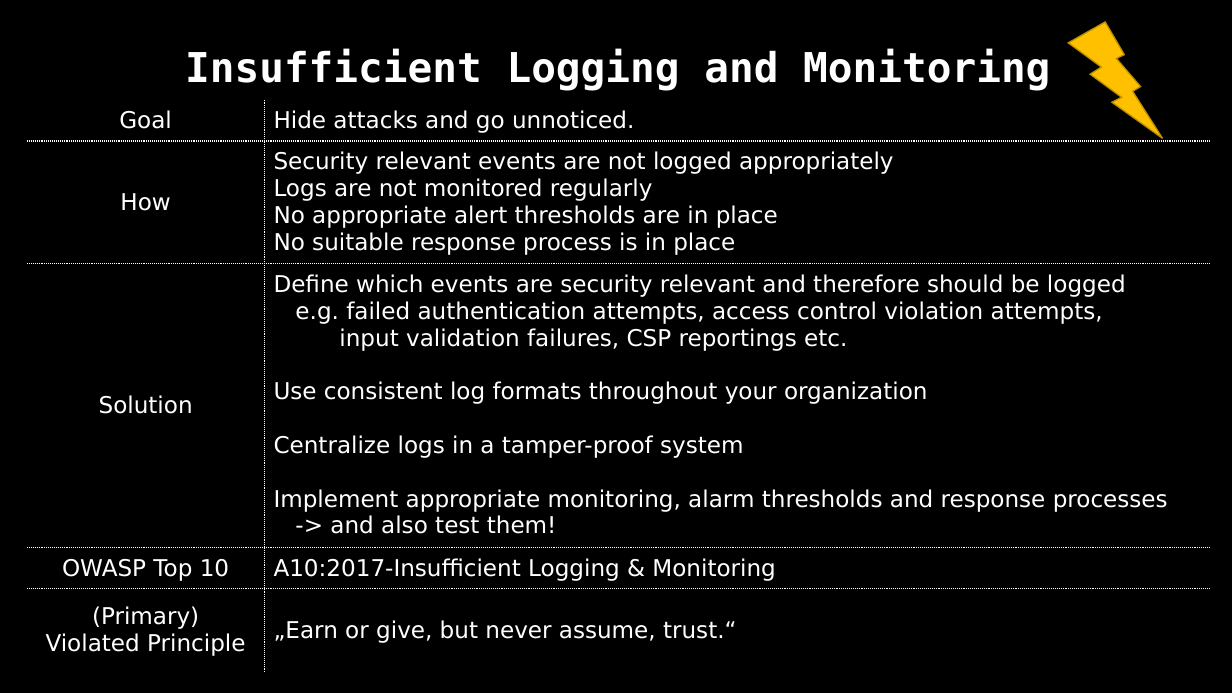
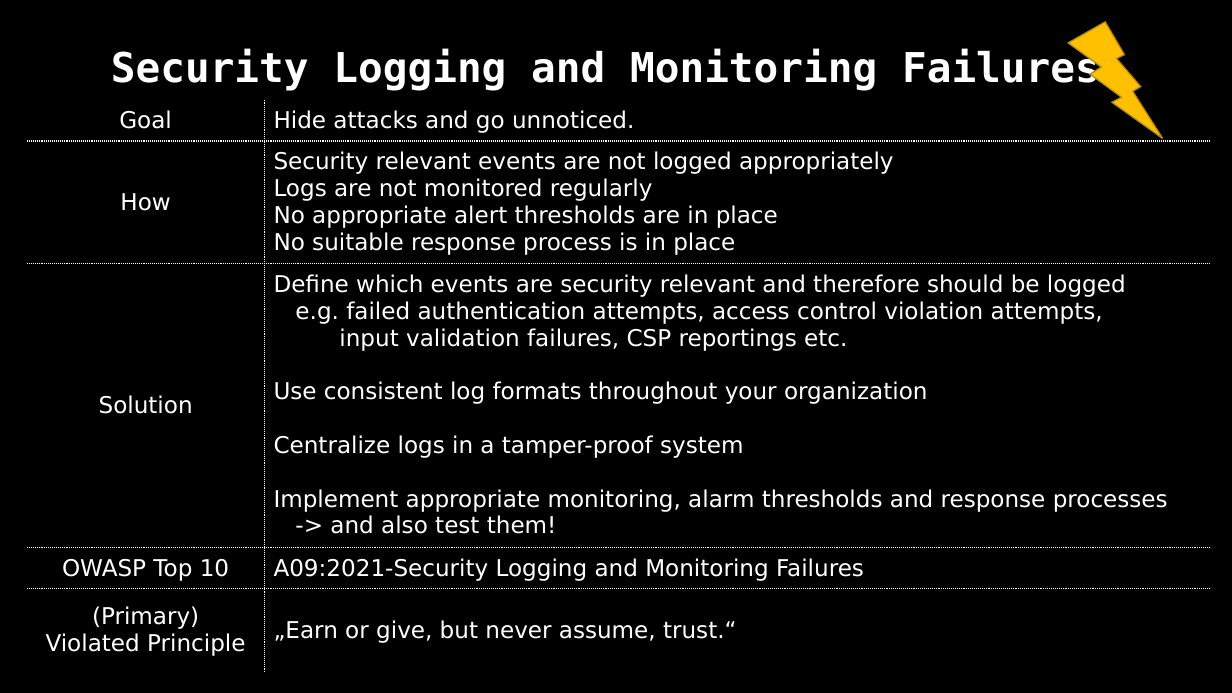
Before and after one commit to dschwarz91/websec-lecture, a slide deck: slide 81 of slides/8_General_Topics.pptx (slide 44 before the commit). Drawn at 1232x693 pixels with LibreOffice and Linux fonts; fonts in the diff are those of the drawing. Boxes give left, top, right and bottom in pixels: in the first picture for what was removed or moved away, otherwise in the second. Text is boxed around its words. In the diff, an @@ line names an element or a change of style, - is before the commit and + after.

```diff
--- a/slides/8_General_Topics.pptx
+++ b/slides/8_General_Topics.pptx
@@ table at <box>27,37,1210,686</box> @@
-row 1, column 1: Insufficient Logging and Monitoring
+row 1, column 1: Security Logging and Monitoring Failures
-row 5, column 2: A10:2017-Insufficient Logging & Monitoring
+row 5, column 2: A09:2021-Security Logging and Monitoring Failures
```
Also in this commit, not shown: 35 other slides changed, 37 slides added, 3 other files.
